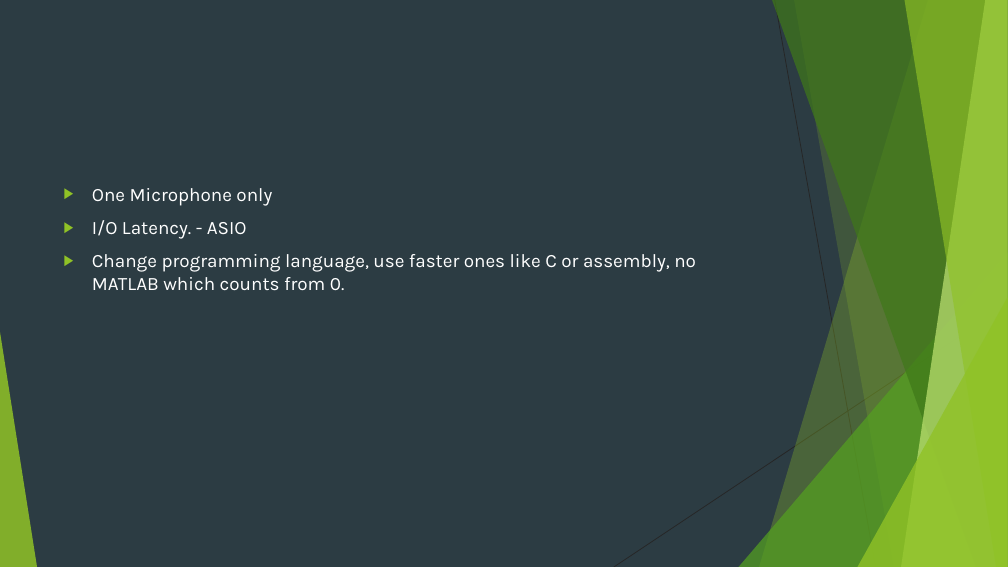
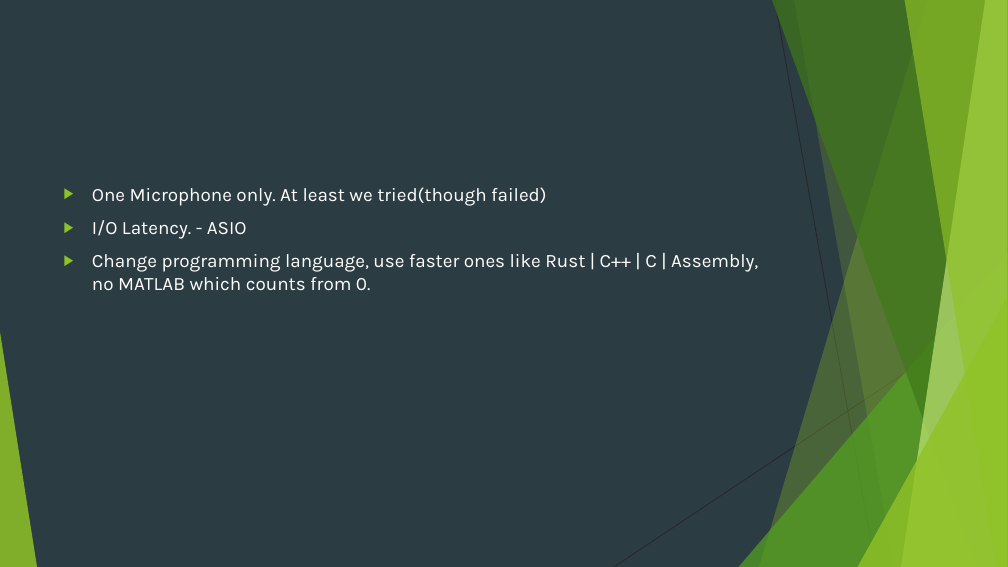
Before and after one commit to DataCorrupted/SS_Proj, a slide deck: slide 9 of ANC_Pre.pptx. Drawn at 1008x567 pixels with LibreOffice and Linux fonts; fonts in the diff are those of the drawing. Boxes give left, top, right and bottom in pixels: in the first picture for what was removed or moved away, otherwise in the second. Text is boxed around its words. In the diff, an @@ line names an element or a change of style, - is before the commit and + after.

Commit message:
PPTX changed.

```diff
--- a/ANC_Pre.pptx
+++ b/ANC_Pre.pptx
@@ text at (92, 187, 546, 206): text changed @@
-▶ One Microphone only
+▶ One Microphone only. At least we tried(though failed)
@@ text at (92, 254, 758, 290): text changed @@
-▶ Change programming language, use faster ones like C or assembly, no MATLAB which counts from 0.
+▶ Change programming language, use faster ones like Rust | C++ | C | Assembly, no MATLAB which counts from 0.
```
